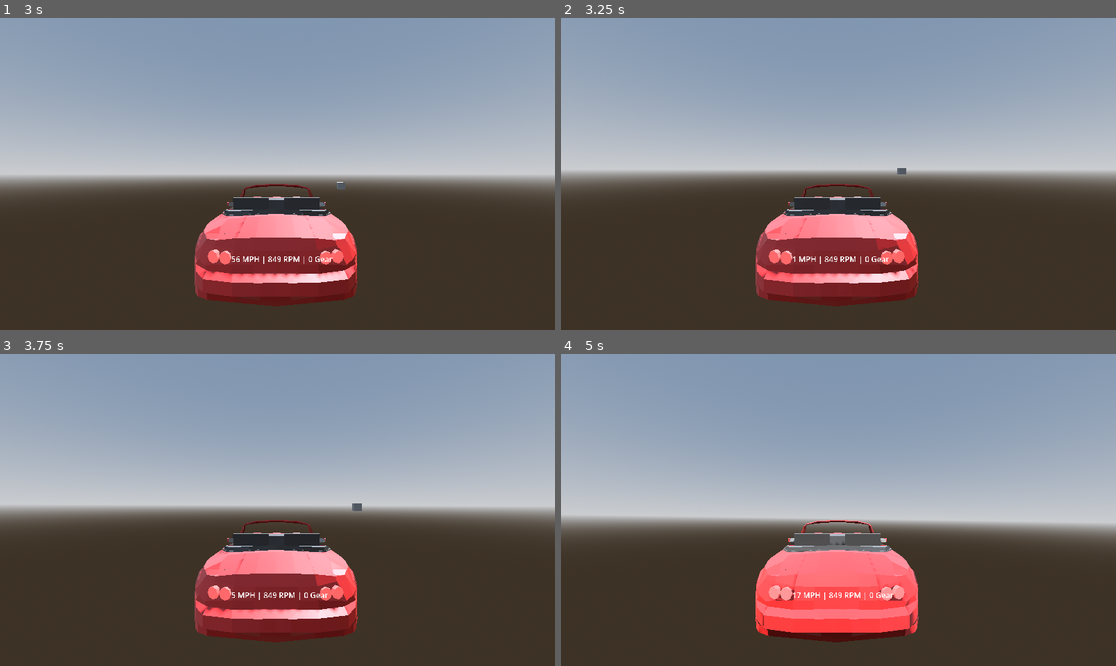
Above: before the commit, frames 1-4 (two rows, left to right).
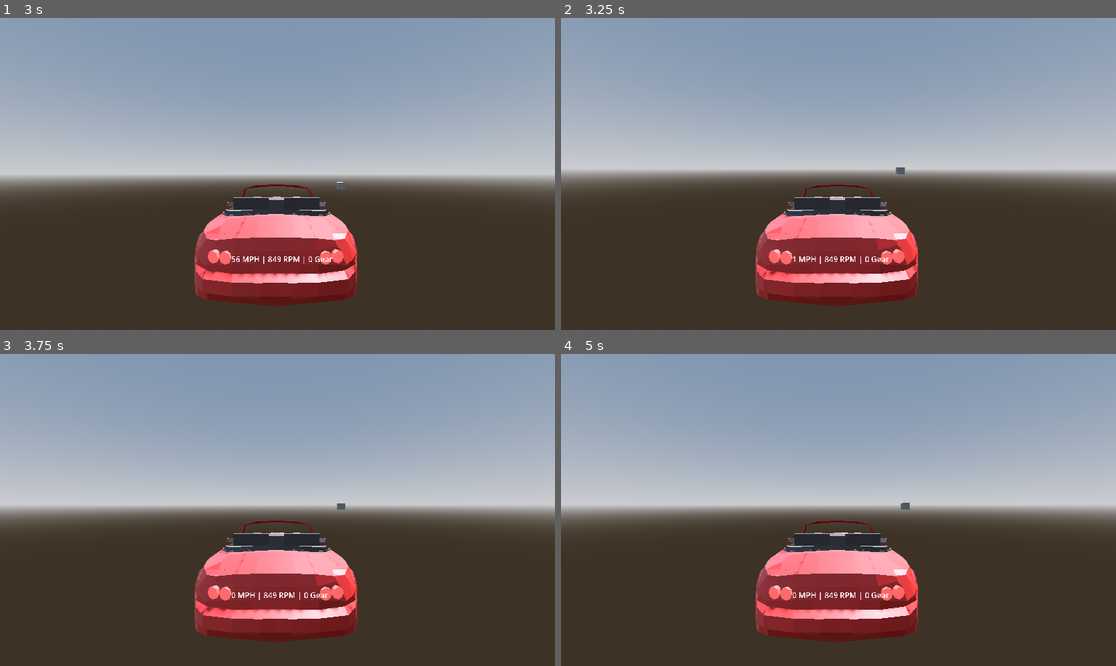
Above: after the commit, the same moments.

Repository: kakoiihito/Shift
Game: Godot game, scene res://Tracks/test.tscn
The game is run twice, just before and just after one commit, with the same random seed, the same clock (stepped at 60 frames per second) and the same inputs.
Inputs:
- Up to frame 1 (3 s): tap Enter at 0.5 s; hold D (SteerRight) 0.53-1.28 s; hold Shift (Clutch) 0.53-1.28 s; tap Space at 1.25 s; hold S (Brake) 1.28-2.03 s; tap W (Gas) at 1.35, 2.85 s; hold D (SteerRight) 2.03-2.78 s; hold Shift (Clutch) 2.03-2.78 s; hold E (ShiftUp) from 2.78 s (still down)
- Up to frame 2 (3.25 s): keep holding E (ShiftUp)
- Up to frame 3 (3.75 s): release E (ShiftUp) at 3.53 s; hold A (SteerLeft) from 3.53 s (still down); hold Shift (Clutch) from 3.53 s (still down)
- Up to frame 4 (5 s): keep holding A (SteerLeft); release Shift (Clutch) at 4.28 s; tap W (Gas) at 4.35 s

Frame 1 is identical in both runs. In frame 2, 0.2% of the frame differs, in the area x 35-65%, y 47-84%; in frame 3, 0.2%; in frame 4, 16%, in the area x 0-100%, y 47-92%.

Commit message:
got all the pacejka data (hfeels alright but i plan on making it better) however now im seeing drive train issues. rwd fwd and 4wd are not handling like the should be and i think its all due to meta data.

Diff:
--- a/Car/Scripts/brake.gd
+++ b/Car/Scripts/brake.gd
@@ -12,7 +12,7 @@
 
 func brake_proccess() -> void:
 
-	var brake_wheels = [FL_torque_brake, FL_torque_brake, RR_torque_brake, RL_torque_brake]
+	var brake_wheels = [FR_torque_brake, FL_torque_brake, RR_torque_brake, RL_torque_brake]
 	var input_brake = Input.get_action_strength("Brake") # strength of input
 
 	if input_brake > 0.0:
@@ -28,6 +28,10 @@
 					brake_direction = 0.0
 				wheel_brake_torque[i] = brake_torque * brake_direction
 
+				if sign(Data.wheel_angular_velocity[i]) != sign(wheel_brake_torque[i] - brake_torque * brake_direction):
+					wheel_brake_torque[i] = 0.0
+
+
 	else:
 		for i in range(4):
 			wheel_brake_torque[i] = 0.0
--- /dev/null
+++ b/Car/Scripts/input_feedback.gd
@@ -0,0 +1,36 @@
+extends Node
+
+var longitude_force = Data.longitude_force
+var lateral_force = Data.lateral_force
+var wheel_spring_force = Data.wheel_spring_force
+var friction_coeff = Values.friction_coefficient
+
+var lateral_intensity: float
+var longitude_intensity: float
+
+var prev_lateral = 0.0
+var prev_longitude = 0.0
+
+func _input_feedback():
+	var total_lateral = 0.0
+	var total_longitude = 0.0
+
+	for i in range(4):
+		var spring_len = Data.wheel_spring_force[i].length()
+		if spring_len > 0.0:
+			total_lateral += abs(Data.lateral_force[i]) / (Values.friction_coefficient * spring_len)
+			total_longitude += abs(Data.longitude_force[i]) / (Values.friction_coefficient * spring_len)
+
+	lateral_intensity = total_lateral / 4.0
+	longitude_intensity = total_longitude / 4.0
+
+	var lateral_delta = abs(lateral_intensity - prev_lateral)
+	var longitude_delta = abs(longitude_intensity - prev_longitude)
+
+	prev_lateral = lateral_intensity
+	prev_longitude = longitude_intensity
+
+	var grip_intensity = clamp(lateral_delta * 9.0, 0.0, 1.0)
+	var slip_intensity = clamp(longitude_delta * 9.0, 0.0, 1.0)
+
+	Input.start_joy_vibration(0, grip_intensity, slip_intensity, 0.1)
--- a/Car/Scripts/main.gd
+++ b/Car/Scripts/main.gd
@@ -14,6 +14,7 @@
 var WheelProcessScript = load("res://Car/Scripts/wheel.gd")
 var MotorScript = load("res://Car/Scripts/motor.gd")
 var BrakeScript = load("res://Car/Scripts/brake.gd")
+var InputFeedbackScript = load("res://Car/Scripts/input_feedback.gd")
 
 var Steering = SteeringScript.new()
 var Transmission = TransmissionScript.new()
@@ -21,6 +22,7 @@
 var WheelProcess = WheelProcessScript.new()
 var Motor = MotorScript.new()
 var Brake = BrakeScript.new()
+var InputFeedback = InputFeedbackScript.new()
 
 	##########
 	# WHEELS #
@@ -40,8 +42,8 @@
 	# BRAKE VARIABLES #
 	###################
 
-var FR_torque_brake = true
-var FL_torque_brake = true
+var FR_torque_brake = false
+var FL_torque_brake = false
 var RR_torque_brake = true
 var RL_torque_brake = true
 
@@ -74,5 +76,6 @@
 		WheelProcess._get_wheel_angular_velocity(wheel, delta) # relies on wheel force and suspension functions
 		WheelProcess._get_wheel_forces(wheel) # relies on wheel ang and suspension functions
 
+	InputFeedback._input_feedback()
 	Motor.motor_process(delta) # relies on wheel ang and forces functions
 	Brake.brake_proccess() #relies on wheel angular velocity function
--- a/Car/Scripts/motor.gd
+++ b/Car/Scripts/motor.gd
@@ -42,7 +42,7 @@
 	var drivetrain_ratio = Data.current_gear_ratio * Values.final_drive
 
 
-	var driven_wheels = [FR_torque_engine, FL_torque_engine, RR_torque_engine, RL_torque_engine]
+	var driven_wheels = [FL_torque_engine, FR_torque_engine, RL_torque_engine, RR_torque_engine]
 	for i in range(4):
 		if driven_wheels[i] == true:
 			angular_velocity_sum += wheel_angular_velocity[i]
@@ -89,7 +89,6 @@
 	var torque_at_wheels = clutch_torque_to_wheels * (drivetrain_ratio) * drive_train_efficeny
 	var per_wheel_torque = torque_at_wheels / driven_count if driven_count > 0 else 0.0
 
-
 	for i in range(4):
 		if driven_wheels[i]:
 			wheel_engine_torque[i] = per_wheel_torque
--- a/Car/Scripts/steering.gd
+++ b/Car/Scripts/steering.gd
@@ -10,7 +10,8 @@
 
 
 	var input_turn = Input.get_action_strength("SteerLeft") - Input.get_action_strength("SteerRight")
-	var steering_amount = input_turn * max_tire_turn_angle
+	var speed_factor = 1.0 / (1.0 + abs(car.linear_velocity.length()) * 0.03)
+	var steering_amount = input_turn * max_tire_turn_angle * speed_factor
 
 	if abs(input_turn) < 0.01:
 		car.fl_wheel.rotation.y = move_toward(car.fl_wheel.rotation.y, 0.0, tire_turn_speed * delta)
--- a/Car/Scripts/wheel.gd
+++ b/Car/Scripts/wheel.gd
@@ -30,9 +30,11 @@
 	var side_velocity = velocity_at_wheel.dot(side_dir)
 	var forward_speed = velocity_at_wheel.dot(-ray.global_transform.basis.z)
 
+
 	var slip_angle = 0.0
 	if abs(forward_speed) > 2.0:
-		slip_angle = rad_to_deg(atan2(side_velocity, abs(forward_speed)))
+		slip_angle = (atan2(side_velocity, abs(forward_speed)))
+
 
 	var slip_ratio: float
 	var wheel_surface_speed = wheel_angular_velocity[wheel_index] * wheel_radius
@@ -52,14 +54,20 @@
 	#D = 0.9 * wheel_spring_force[wheel_index].length()
 	#E = 0.5012
 
-	var B = 5.2635
-	var C = 2.4227
+	var B = 13.6527
+	var C = 1.7379
 	var D = friction_coefficient
 	var E = -0.5012
 
 	longitude_force[wheel_index] = wheel_spring_force[wheel_index].length() * D * sin(C * atan(B * slip_ratio - E *(B * slip_ratio - atan(B * slip_ratio))))
-	lateral_force[wheel_index] = wheel_spring_force[wheel_index].length() * D * sin(C * atan(B * -slip_angle - E *(B * -slip_angle - atan(B * -slip_angle))))
 
+
+	var B1 = 11.2964
+	var C1 = 1.3882
+	var D1 = friction_coefficient
+	var E1 = -0.4809
+
+	lateral_force[wheel_index] = wheel_spring_force[wheel_index].length() * D1 * sin(C1 * atan(B1 * -slip_angle - E1 *(B1 * -slip_angle - atan(B1 * -slip_angle))))
 	# Traction Circle
 
 	F_max[wheel_index] = friction_coefficient * wheel_spring_force[wheel_index].length()
--- a/Tracks/test.tscn
+++ b/Tracks/test.tscn
@@ -1,7 +1,7 @@
 [gd_scene format=3 uid="uid://dpu35v4g0f3s4"]
 
 [ext_resource type="PackedScene" uid="uid://c7epypda8yfxx" path="res://Car/Scenes/Miata.tscn" id="1_yhjd6"]
-[ext_resource type="Curve" uid="uid://c6dn4db5wuv2o" path="res://Car/new_curve.tres" id="2_lbp5j"]
+[ext_resource type="Curve" uid="uid://c6dn4db5wuv2o" path="res://Car/roadster_torque_curve.tres" id="2_lbp5j"]
 
 [sub_resource type="ProceduralSkyMaterial" id="ProceduralSkyMaterial_37kl0"]
 sky_horizon_color = Color(0.662243, 0.671743, 0.686743, 1)
Not shown, added: Car/Scripts/input_feedback.gd.uid
Renamed: Car/new_curve.tres -> Car/roadster_torque_curve.tres
